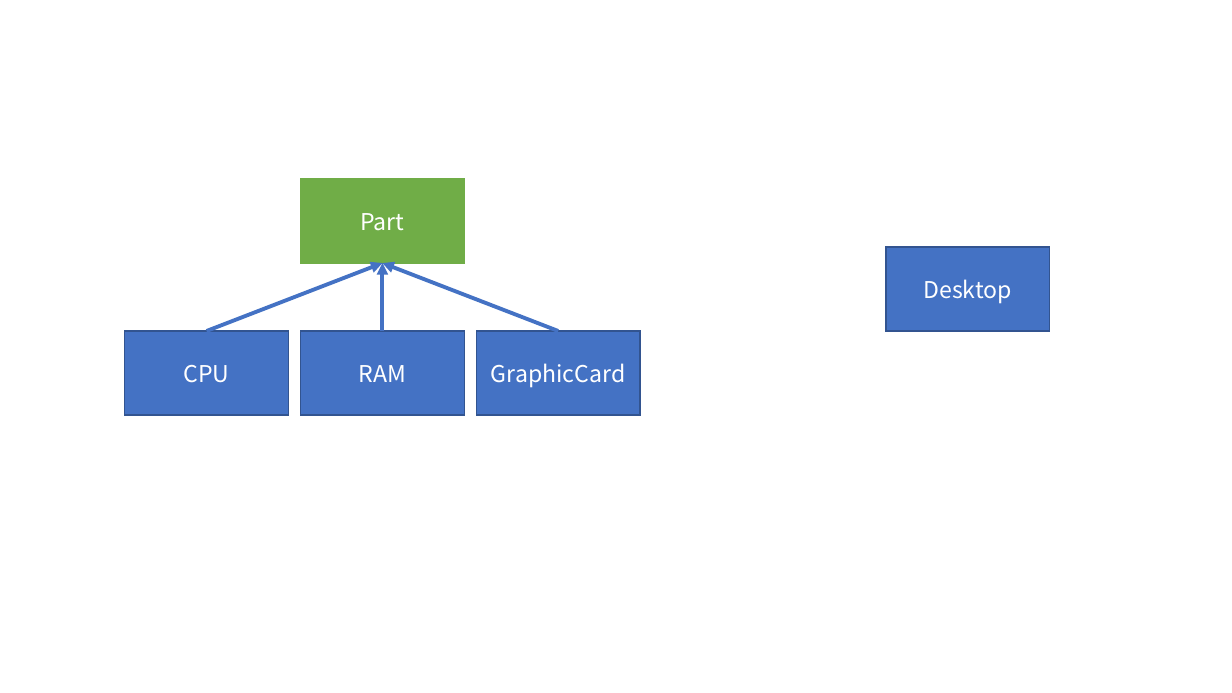
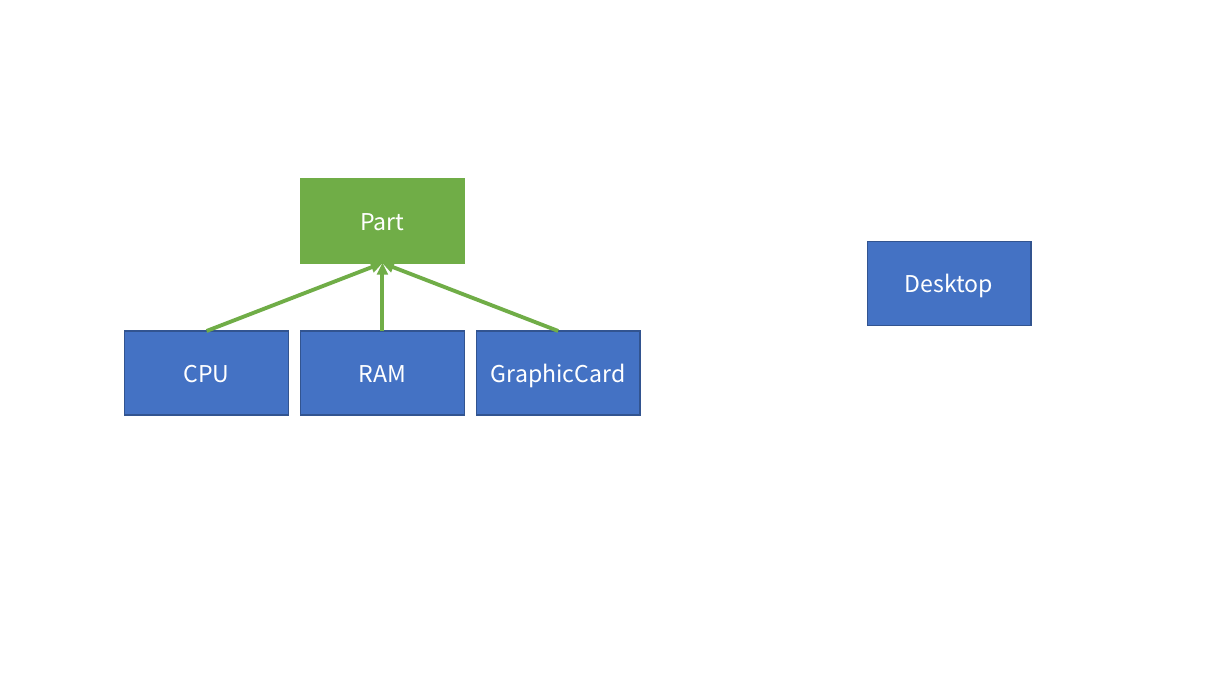
Before and after one commit to LeeSM0518/TIL, a slide deck: slide 1 of Java/Java_Project/src/seminar_project/ClassStructure.pptx. Drawn at 1232x693 pixels with LibreOffice and Linux fonts; fonts in the diff are those of the drawing. Boxes give left, top, right and bottom in pixels: in the first picture for what was removed or moved away, otherwise in the second. Text is boxed around its words. In the diff, an @@ line names an element or a change of style, - is before the commit and + after.

```diff
--- a/Java/Java_Project/src/seminar_project/ClassStructure.pptx
+++ b/Java/Java_Project/src/seminar_project/ClassStructure.pptx
@@ arrow (207, 331) - (383, 263): stroke #4472C4 3 pt to #70AD47 3 pt @@
@@ arrow (383, 331) - (383, 263): stroke #4472C4 3 pt to #70AD47 3 pt @@
@@ arrow (558, 331) - (383, 263): stroke #4472C4 3 pt to #70AD47 3 pt @@
@@ rectangle "Desktop" moved from (x1=886, y1=247, x2=1050, y2=331) to (x1=868, y1=241, x2=1031, y2=325) @@
```
Also in this commit, not shown: 1 other slide changed, 5 other files.
